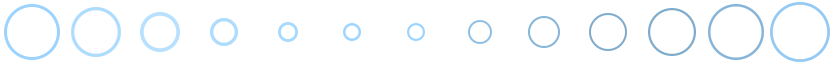
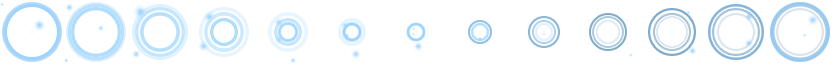
Revision of a layered 832×64 image; what changed, layer by layer:
added layer "Ellipse 1 copy 35" (70%) above "Ellipse 1 copy 34" over 772, 4, 828, 60
added layer "Ellipse 1 copy 34" (30%) above "Ellipse 1 copy 11" over 776, 8, 824, 56
added layer "Ellipse 1 copy 33" (70%) above "Ellipse 1 copy 32" over 712, 8, 760, 56
added layer "Ellipse 1 copy 32" (30%) above "Ellipse 1 copy 10" over 717, 13, 755, 51
added layer "Ellipse 1 copy 31" (70%) above "Ellipse 1 copy 30" over 653, 13, 691, 51
added layer "Ellipse 1 copy 30" (30%) above "Ellipse 1 copy 9" over 656, 16, 688, 48
added layer "Ellipse 1 copy 29" (70%) above "Ellipse 1 copy 28" over 592, 16, 624, 48
added layer "Ellipse 1 copy 28" (30%) above "Ellipse 1 copy 8" over 596, 20, 620, 44
added layer "Ellipse 1 copy 27" (70%) above "Ellipse 1 copy 26" over 532, 20, 556, 44
added layer "Ellipse 1 copy 22" (30%) above "Ellipse 1 copy 5" over 406, 22, 426, 42
added layer "Ellipse 1 copy 21" (70%) above "Ellipse 1 copy 20" over 342, 22, 362, 42
added layer "Ellipse 1 copy 20" (30%) above "Ellipse 1 copy 4" over 338, 18, 366, 46
added layer "Ellipse 1 copy 19" (70%) above "Ellipse 1 copy 18" over 274, 18, 302, 46
added layer "Ellipse 1 copy 18" (30%) above "Ellipse 1 copy 3" over 268, 12, 308, 52
added layer "Ellipse 1 copy 17" (70%) above "Ellipse 1 copy 16" over 204, 12, 244, 52
added layer "Ellipse 1 copy 16" (30%) above "Ellipse 1 copy 2" over 199, 7, 249, 57
added layer "Ellipse 1 copy 15" (70%) above "Ellipse 1 copy 14" over 135, 7, 185, 57
added layer "Ellipse 1 copy 14" (30%) above "Ellipse 1 copy" over 132, 4, 188, 60
added layer "Ellipse 1 copy 13" (70%) above "Ellipse 1 copy 38" over 68, 4, 124, 60
added layer "Ellipse 1 copy 38" (30%) above "Ellipse 1" over 66, 2, 126, 62
added layer "Ellipse 1 copy 37" (70%) above "Ellipse 1 copy 36" over 2, 2, 62, 62
added layer "Ellipse 1 copy 36" (30%) above "Layer 2" over 4, 4, 60, 60
added layer "Layer 2" above "Layer 1" over 0, 2, 820, 64
…and 4 more changes (4 added)
